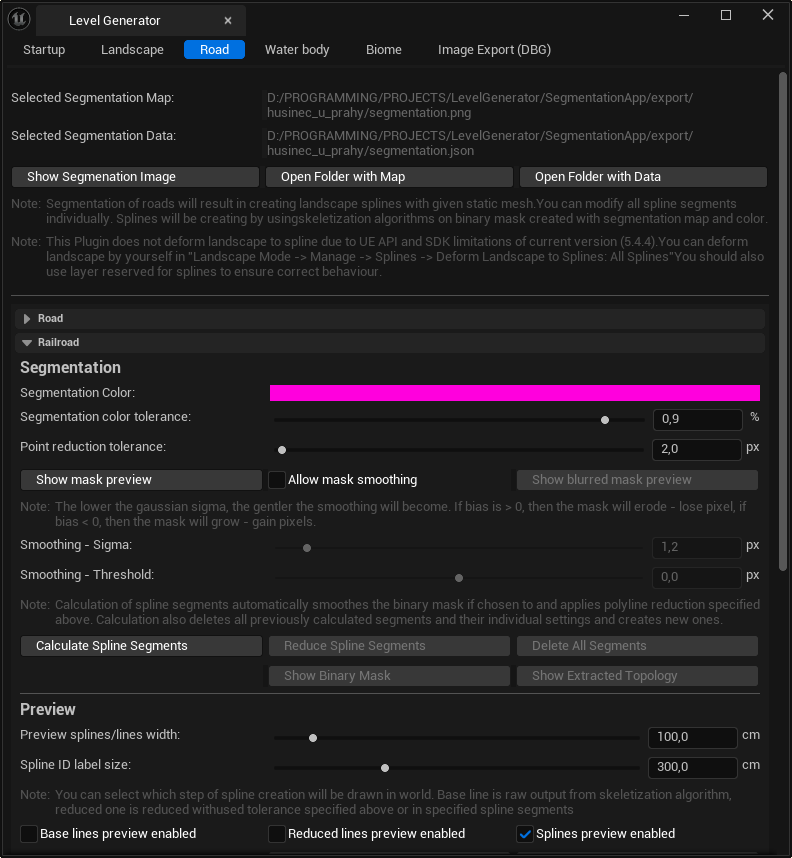
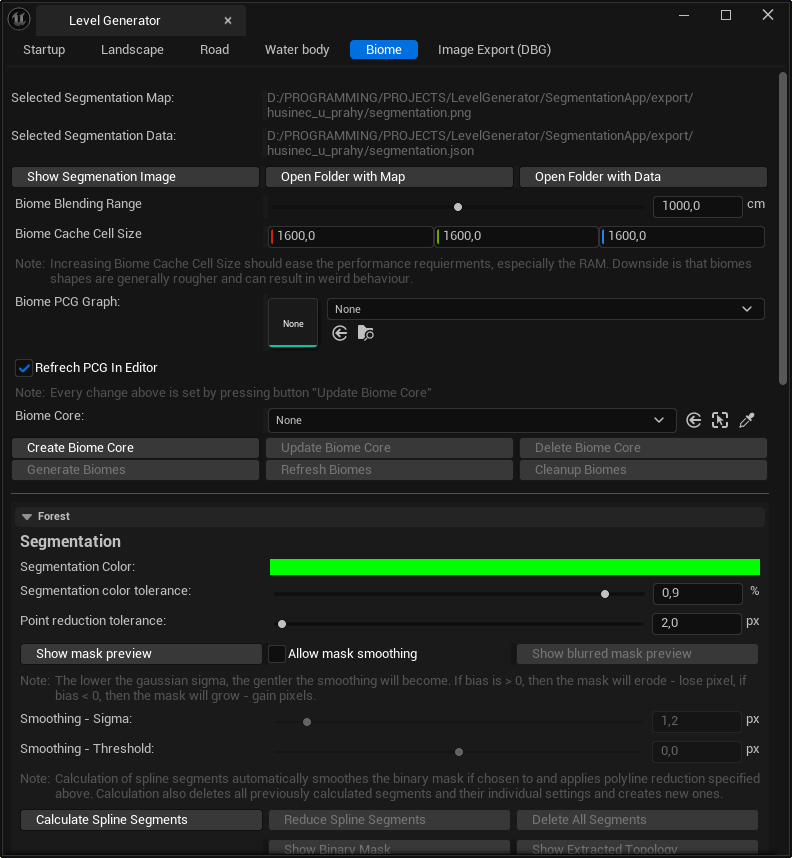
Two versions of the same layered image (792px x 858px). Layer-by-layer changes:
pixels changed over [11, 40, 787, 854] (layer not identified)